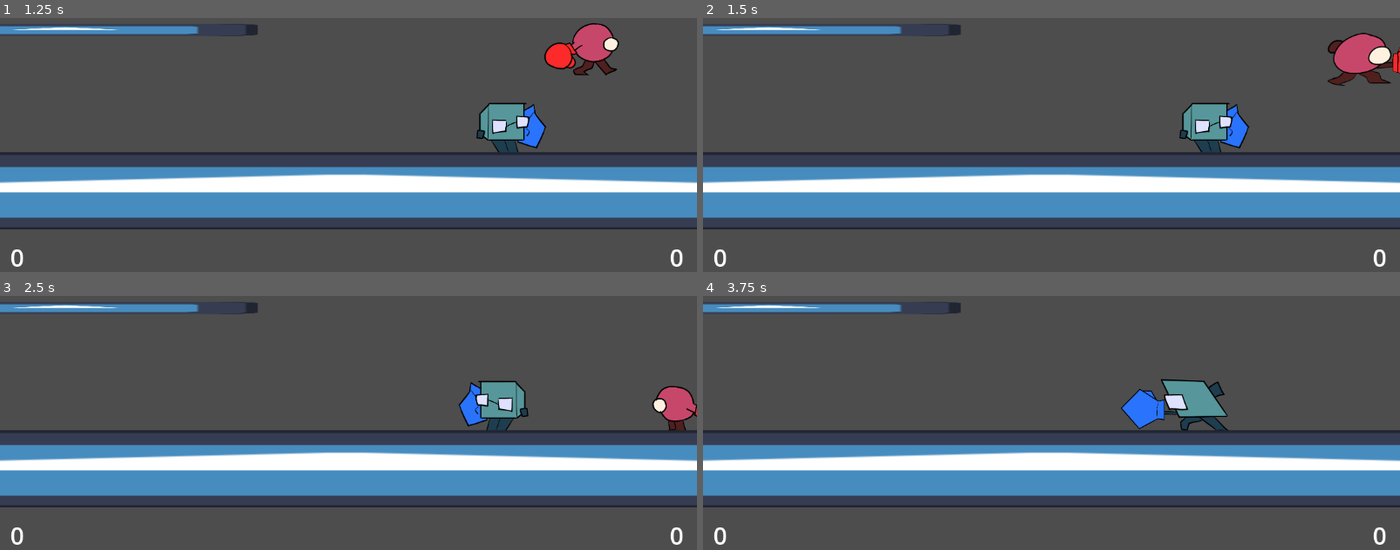
Above: before the commit, frames 1-4 (two rows, left to right).
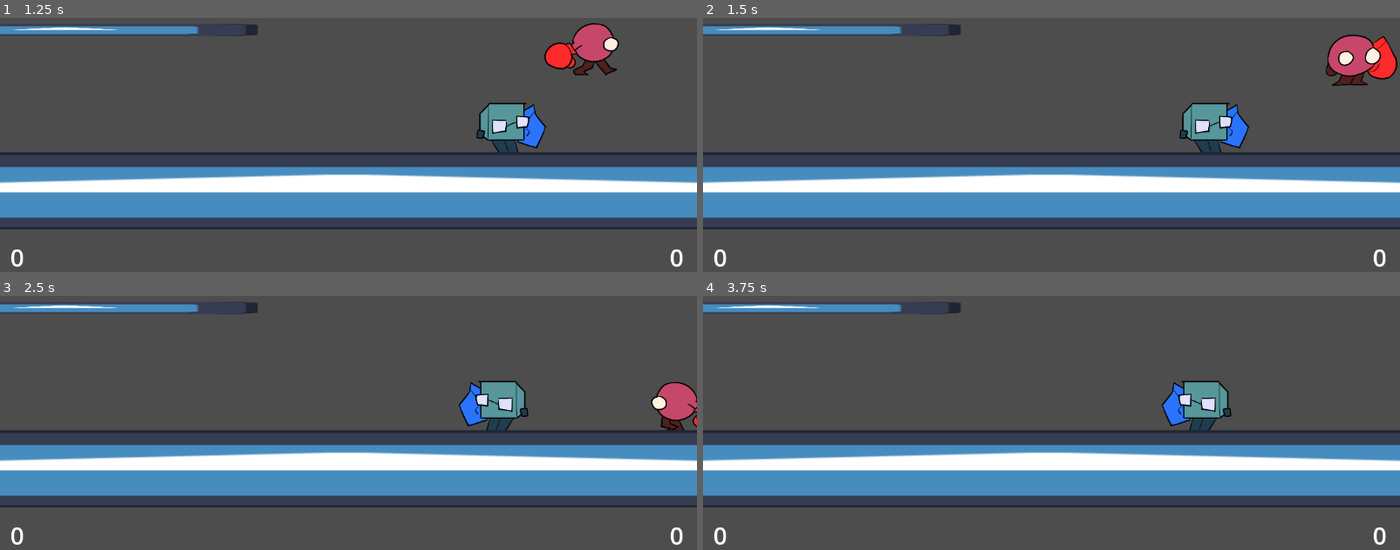
Above: after the commit, the same moments.

Repository: DATT4300PEOPLE/Upperdut
Game: Godot game, scene res://Levels/level_one.tscn
Same seed, same stepped clock (60 frames per second), same inputs: the game is played once before the commit and once after it. The engine's default icon, where the game draws it, is replaced by a stand-in: a white triangle on a blue panel in a dark square.
Inputs:
- Up to frame 1 (1.25 s): hold D (P1Right) from 0.53 s (still down); tap Q (P1Parry) at 0.6 s; tap Space (P1Jump) at 0.77 s
- Up to frame 2 (1.5 s): keep holding D (P1Right); tap E (P1Punch) at 1.35 s
- Up to frame 3 (2.5 s): tap Space (P1Jump) at 1.52 s; tap Enter at 2 s; release D (P1Right) at 2.03 s; hold A (P1Left) from 2.03 s (still down); tap Left (P2Left) at 2.1 s
- Up to frame 4 (3.75 s): release A (P1Left) at 2.78 s; hold D (P1Right) from 2.78 s (still down); tap / (P2Parry) at 2.85 s; tap Space (P1Jump) at 3.02, 3.5 s; tap Shift (P2Punch) at 3.6 s

Frame 1 is identical in both runs. In frame 2, 1.2% of the frame differs, in the area x 89-100%, y 5-27%; in frame 3, 0.4%; in frame 4, 1.9%, in the area x 59-76%, y 32-53%.

Commit message:
Changed punch to on press

Diff:
--- a/upperdut/Levels/level_one.tscn
+++ b/upperdut/Levels/level_one.tscn
@@ -24,7 +24,7 @@
 anim_sheet = ExtResource("2_pvy0h")
 glove_sprite = ExtResource("3_ugpc4")
 base_knockback_velocity = Vector2(1000, -500)
-max_action_duration = 3
+max_action_duration = 2
 
 [node name="Player 2" parent="." instance=ExtResource("1_2b52f")]
 position = Vector2(848, 361)
--- a/upperdut/Scripts/player_movement.gd
+++ b/upperdut/Scripts/player_movement.gd
@@ -116,16 +116,6 @@
 		player_hitbox.damage = player_damage # ALSO DON"T HARDCODE THIS IN<
 		player_hitbox.knockback_velocity = base_knockback_velocity
 		punching = true
-		punch_multiplier = action_timer / 0.5
-		if (punch_multiplier < 1):
-			punch_multiplier = 1
-		print(punch_multiplier)
-	if Input.is_action_just_pressed(parryBtn):
-		player_sprite.play("Block")
-		doing_action = true
-	if Input.is_action_just_released(parryBtn):
-		doing_action = false
-	if Input.is_action_just_released(punchBtn):
 		player_sprite.play(punchDir)
 		doing_action = true
 		boxing_glove.visible = true
@@ -144,6 +134,16 @@
 		if (PLAYER == 1):
 			player_hitbox.knockback_velocity.x *= punch_multiplier + PlayerData.P1_Damage / 50
 			player_hitbox.knockback_velocity.y *= punch_multiplier + PlayerData.P1_Damage / 50
+		punch_multiplier = action_timer / 0.4
+		if (punch_multiplier < 1):
+			punch_multiplier = 1
+		print(punch_multiplier)
+	if Input.is_action_just_pressed(parryBtn):
+		player_sprite.play("Block")
+		doing_action = true
+	if Input.is_action_just_released(parryBtn):
+		doing_action = false
+
 
 
 
--- a/upperdut/borders.gd
+++ b/upperdut/borders.gd
@@ -3,4 +3,8 @@
 @onready var screen_left: Area2D = $ScreenLeft
 
 
-func _process(delta: float) -> void:
+func _ready() -> void:
+	area_entered.connect(Callable(self,"_on_area_entered"))
+
+func _on_area_entered(area: Area2D) -> void:
+	print(owner.name)
--- a/upperdut/borders.tscn
+++ b/upperdut/borders.tscn
@@ -13,7 +13,6 @@
 
 [node name="CollisionShape2D" type="CollisionShape2D" parent="ScreenRight"]
 position = Vector2(-1.00024, -822.49)
-scale = Vector2(1, 1)
 shape = SubResource("RectangleShape2D_tuip0")
 
 [node name="ScreenLeft" type="Area2D" parent="."]
@@ -21,5 +20,4 @@
 
 [node name="CollisionShape2D" type="CollisionShape2D" parent="ScreenLeft"]
 position = Vector2(-1.00024, -822.49)
-scale = Vector2(1, 1)
 shape = SubResource("RectangleShape2D_tuip0")
Not shown, added: upperdut/Assets/BLOC.png.import
Not shown, added: upperdut/Assets/ORB.png.import
Not shown, added: upperdut/Assets/bluemeter_outline.png.import
Not shown, added: upperdut/Assets/indicator.png.import
Not shown, added: upperdut/Assets/meterlevel.png.import
Not shown, added: upperdut/Assets/redmeter_outline.png.import
